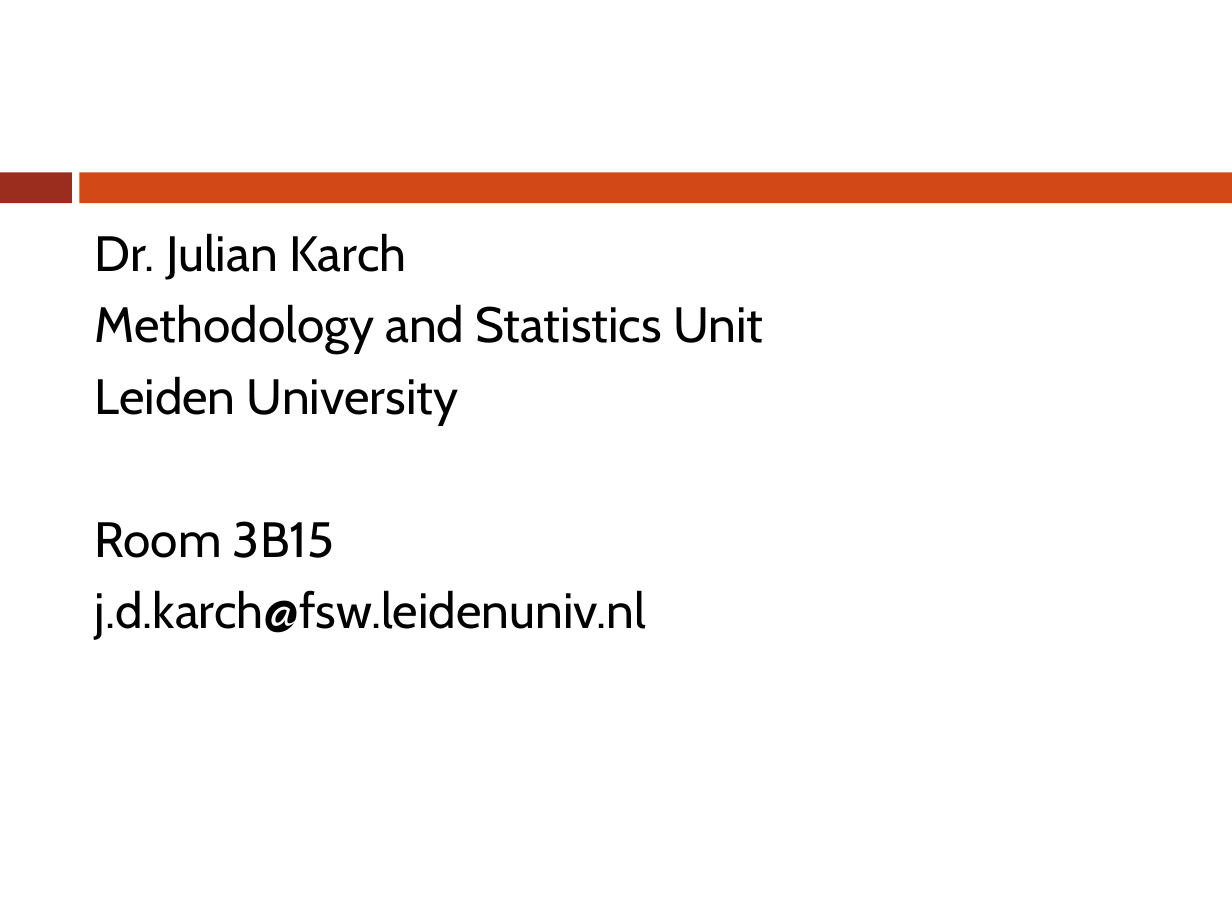
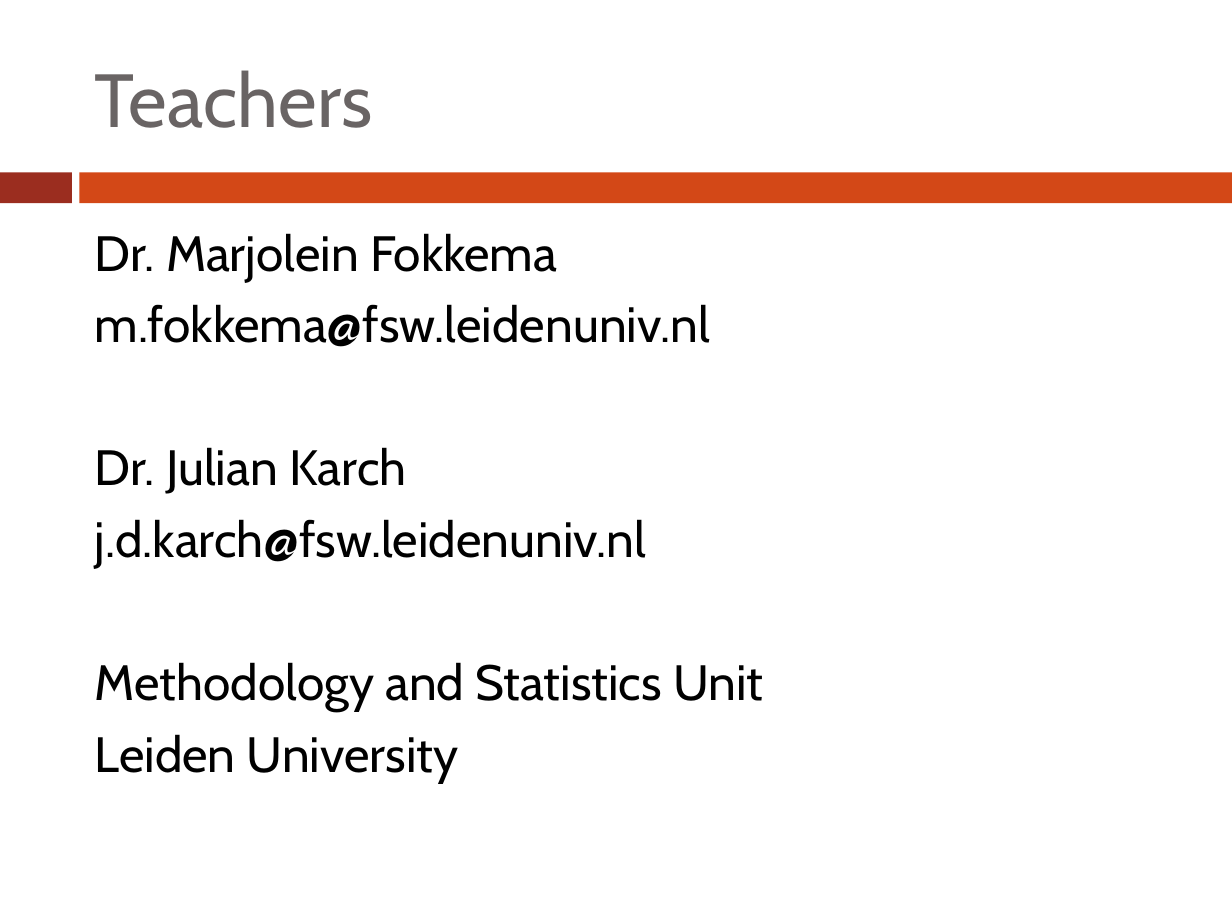
Before and after one commit to marjoleinF/LVMbasic, a slide deck: slide 2 of 01_intro/LVM session 1.pptx. Drawn at 1232x924 pixels with LibreOffice and Linux fonts; fonts in the diff are those of the drawing. Boxes give left, top, right and bottom in pixels: in the first picture for what was removed or moved away, otherwise in the second. Text is boxed around its words. In the diff, an @@ line names an element or a change of style, - is before the commit and + after.

```diff
--- a/01_intro/LVM session 1.pptx
+++ b/01_intro/LVM session 1.pptx
@@ title added at <box>95,70,373,128</box>, 44 pt, text #696464 @@
+Teachers
@@ text at <box>95,233,710,347</box>: paragraphs added @@
+Dr. Marjolein Fokkema
+m.fokkema@fsw.leidenuniv.nl
@@ text at <box>95,519,647,568</box>: paragraph added @@
+j.d.karch@fsw.leidenuniv.nl
@@ text at <box>95,521,647,639</box>: paragraphs removed @@
-Room 3B15
-j.d.karch@fsw.leidenuniv.nl
```
Also in this commit, not shown: 2 other slides changed, 1 slide removed, 5 other files.
